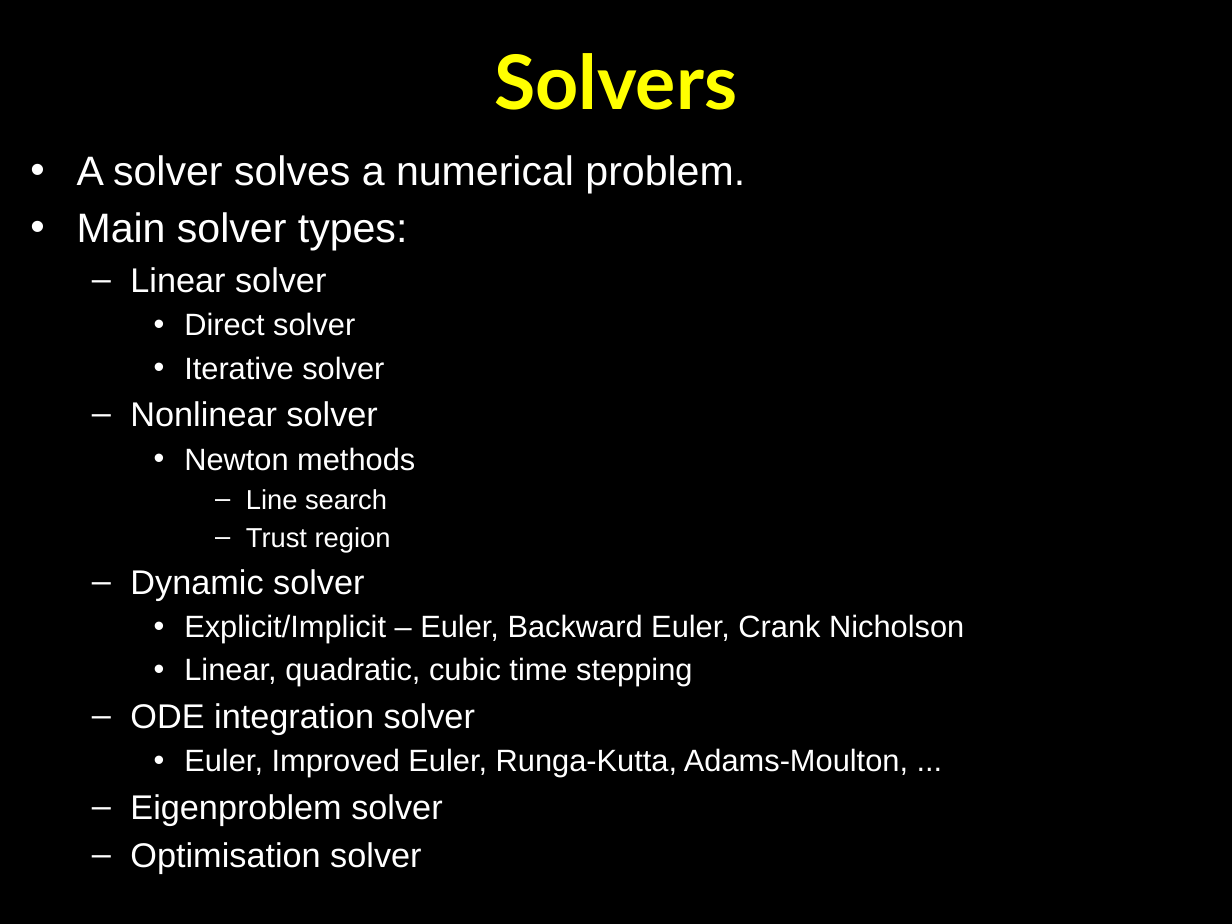
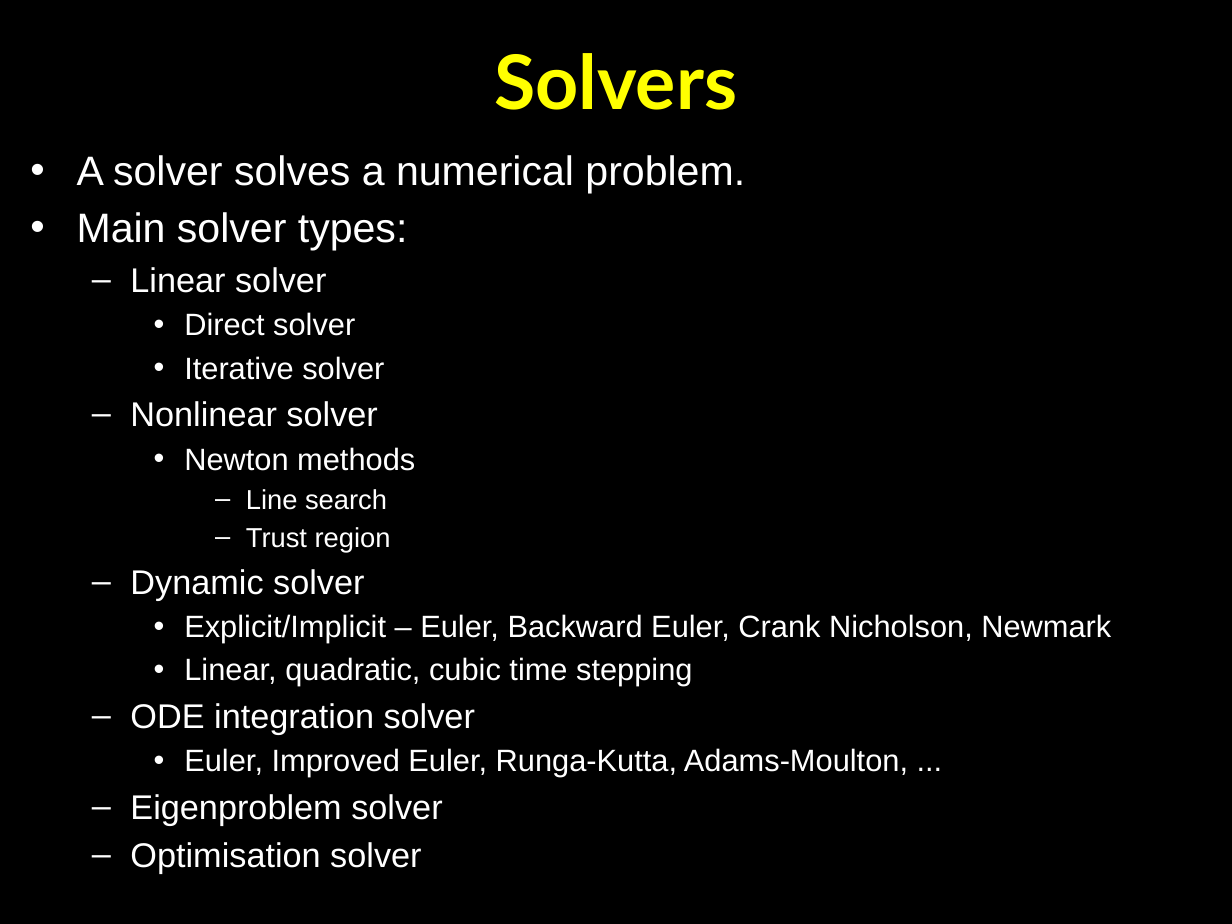
Before and after one commit to OpenCMISS/cm, a slide deck: slide 87 of doc/openCMISS.pptx (slide 86 before the commit). Drawn at 1232x924 pixels with LibreOffice and Linux fonts; fonts in the diff are those of the drawing. Boxes give left, top, right and bottom in pixels: in the first picture for what was removed or moved away, otherwise in the second. Text is boxed around its words. In the diff, an @@ line names an element or a change of style, - is before the commit and + after.

```diff
--- a/doc/openCMISS.pptx
+++ b/doc/openCMISS.pptx
@@ text at [184, 614, 1111, 643]: text changed @@
-    • Explicit/Implicit – Euler, Backward Euler, Crank Nicholson
+    • Explicit/Implicit – Euler, Backward Euler, Crank Nicholson, Newmark
```
Also in this commit, not shown: 15 other slides changed, 2 slides added, 7 other files.
